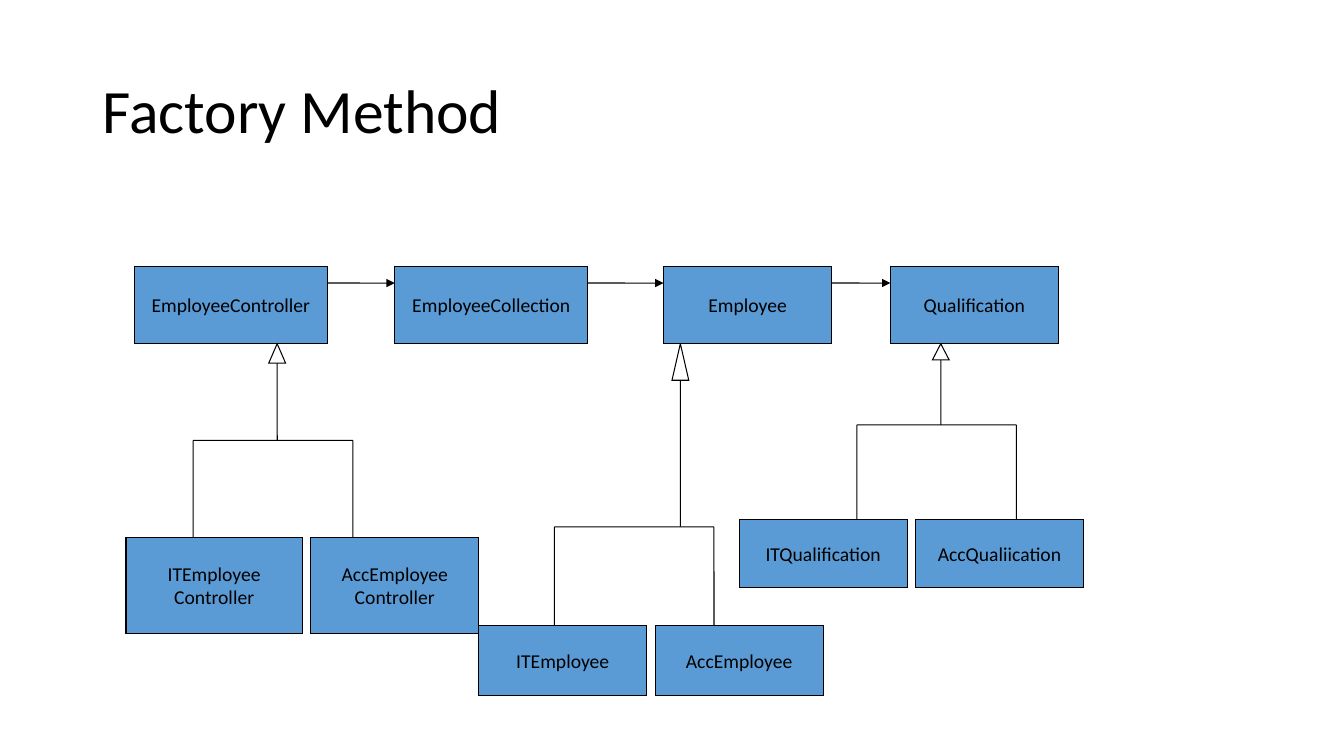
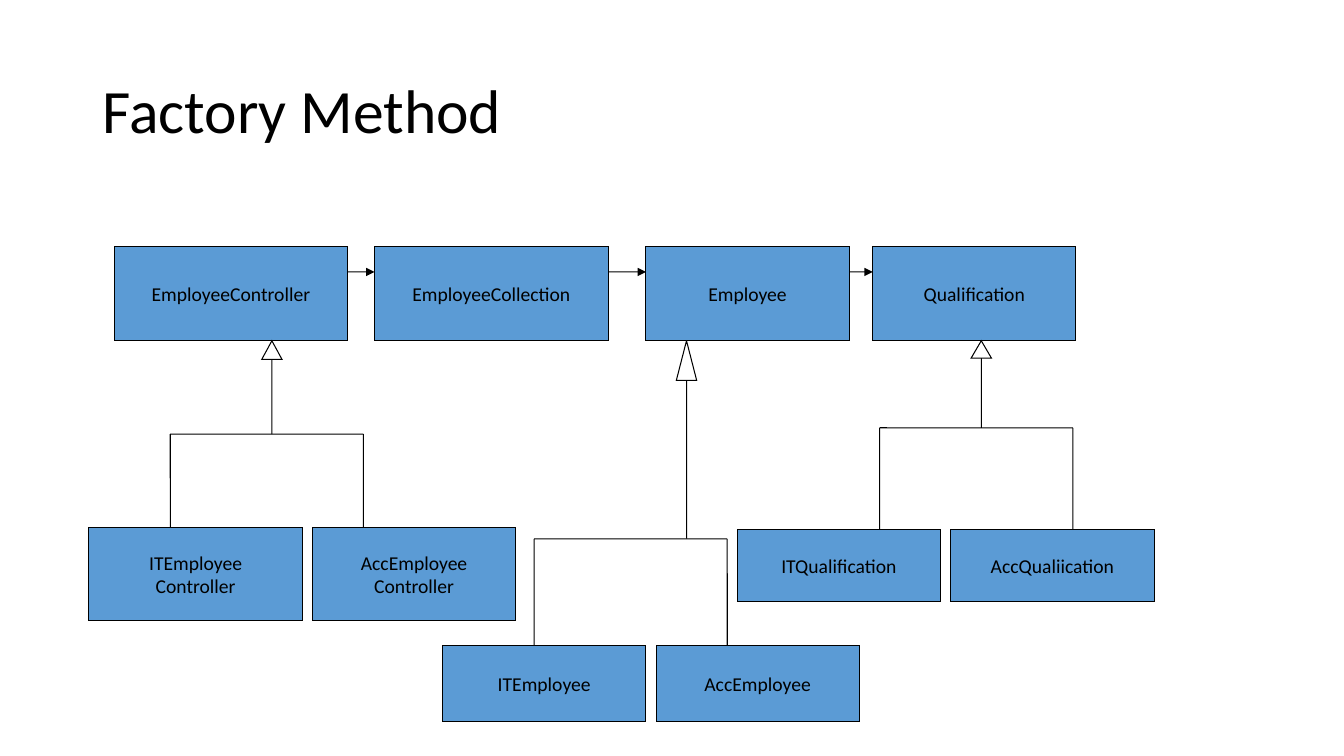
Before and after one commit to kulkarnm/LaptopCustomizationV2, a slide deck: slide 24 of Design Patterns2.pptx. Drawn at 1344x756 pixels with LibreOffice and Linux fonts; fonts in the diff are those of the drawing. Boxes give left, top, right and bottom in pixels: in the first picture for what was removed or moved away, otherwise in the second. Text is boxed around its words. In the diff, an @@ line names an element or a change of style, - is before the commit and + after.

```diff
--- a/Design Patterns2.pptx
+++ b/Design Patterns2.pptx
@@ rectangle "EmployeeController": place and size @@
-rectangle "EmployeeController" at [134, 266, 328, 344]
+rectangle "EmployeeController" at [114, 247, 348, 341]
@@ rectangle "EmployeeCollection": place and size @@
-rectangle "EmployeeCollection" at [395, 266, 589, 344]
+rectangle "EmployeeCollection" at [375, 247, 609, 341]
@@ rectangle "Employee": place and size @@
-rectangle "Employee" at [663, 266, 832, 344]
+rectangle "Employee" at [646, 247, 850, 341]
@@ rectangle "Qualification": place and size @@
-rectangle "Qualification" at [890, 266, 1059, 344]
+rectangle "Qualification" at [873, 247, 1077, 341]
@@ arrow moved from (328, 283) - (395, 283) to (348, 272) - (375, 272) @@
@@ arrow moved from (588, 283) - (663, 283) to (608, 272) - (646, 272) @@
@@ arrow moved from (832, 283) - (890, 283) to (850, 272) - (873, 272) @@
@@ triangle: place and size @@
-triangle at [269, 344, 286, 363]
+triangle at [262, 341, 282, 360]
@@ line moved from (277, 358) - (277, 441) to (272, 355) - (272, 435) @@
@@ triangle: place and size @@
-triangle at [673, 344, 690, 380]
+triangle at [677, 341, 697, 380]
@@ triangle: place and size @@
-triangle at [933, 344, 950, 360]
+triangle at [971, 341, 991, 358]
@@ line moved from (941, 356) - (941, 425) to (982, 354) - (982, 427) @@
@@ line moved from (681, 371) - (681, 526) to (687, 370) - (687, 538) @@
@@ line moved from (194, 441) - (194, 537) to (170, 435) - (170, 527) @@
@@ line moved from (194, 441) - (353, 441) to (170, 435) - (363, 435) @@
@@ line moved from (353, 441) - (353, 537) to (363, 435) - (363, 527) @@
@@ line moved from (857, 425) - (857, 519) to (880, 427) - (880, 529) @@
@@ line moved from (857, 425) - (1016, 425) to (880, 427) - (1073, 427) @@
@@ line moved from (1016, 425) - (1016, 519) to (1073, 427) - (1073, 529) @@
@@ rectangle "ITEmployee": place and size @@
-rectangle "ITEmployee" at [126, 537, 302, 634]
+rectangle "ITEmployee" at [89, 527, 302, 621]
@@ rectangle "AccEmployee": place and size @@
-rectangle "AccEmployee" at [311, 537, 479, 634]
+rectangle "AccEmployee" at [313, 527, 516, 621]
@@ line moved from (555, 527) - (555, 625) to (534, 539) - (534, 645) @@
@@ line moved from (555, 527) - (714, 527) to (534, 539) - (727, 539) @@
@@ line moved from (714, 527) - (714, 625) to (727, 539) - (727, 645) @@
@@ rectangle "ITQualification": place and size @@
-rectangle "ITQualification" at [739, 519, 907, 587]
+rectangle "ITQualification" at [738, 529, 942, 602]
@@ rectangle "AccQualiication": place and size @@
-rectangle "AccQualiication" at [915, 519, 1084, 587]
+rectangle "AccQualiication" at [951, 529, 1154, 602]
@@ rectangle "ITEmployee": place and size @@
-rectangle "ITEmployee" at [479, 625, 647, 696]
+rectangle "ITEmployee" at [443, 645, 646, 722]
@@ rectangle "AccEmployee": place and size @@
-rectangle "AccEmployee" at [655, 625, 824, 696]
+rectangle "AccEmployee" at [656, 645, 860, 722]
```
Also in this commit, not shown: 9 other slides changed, 2 slides added.
